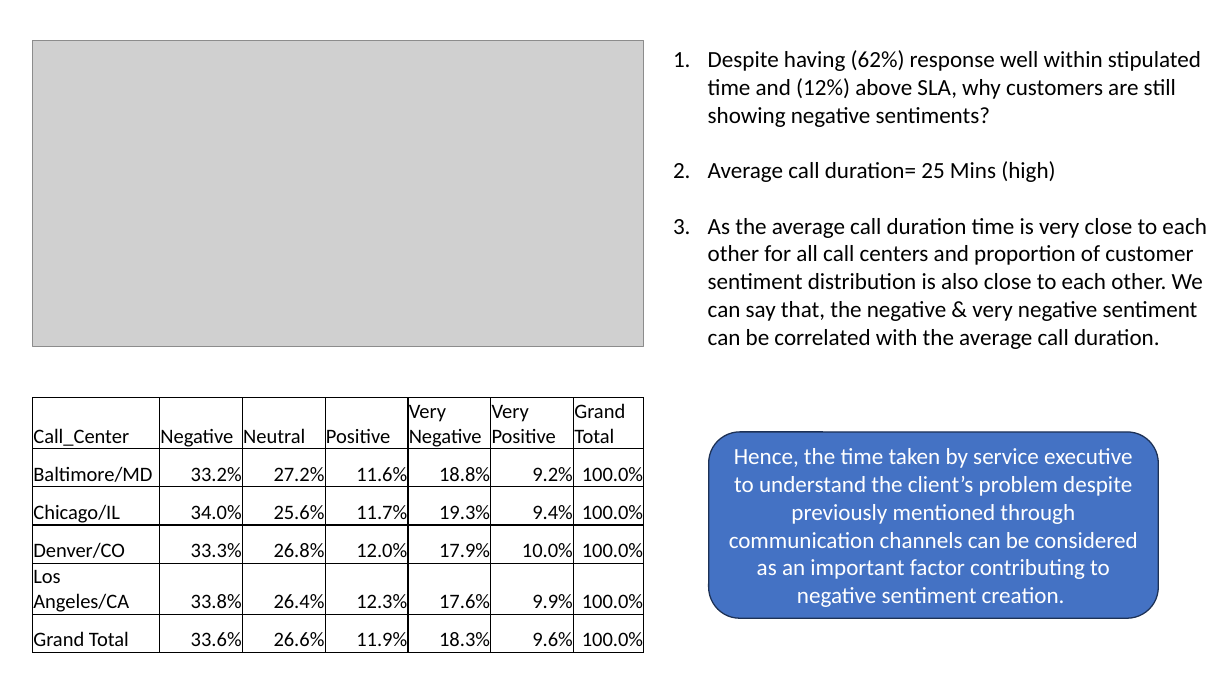
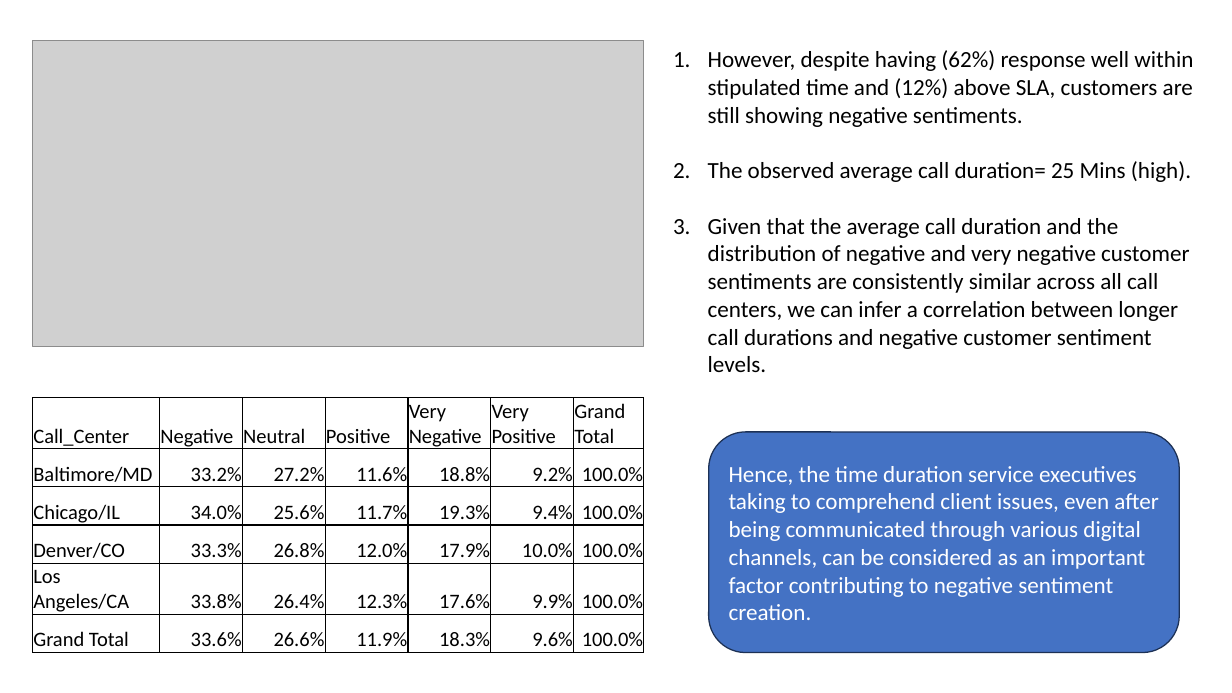
Before and after one commit to Aniruddhakhedkar/Analysis_of_Customer_Service_Data_for_an_E-commerce_Company_Nile, a slide deck: slide 7 of Findings_Analysis of Customer Service Data_E-commerce Company_Nile.pptx. Drawn at 1232x693 pixels with LibreOffice and Linux fonts; fonts in the diff are those of the drawing; grey boxes stand for pictures. Boxes give left, top, right and bottom in pixels: in the first picture for what was removed or moved away, otherwise in the second. Text is boxed around its words. In the diff, an @@ line names an element or a change of style, - is before the commit and + after.

```diff
--- a/Findings_Analysis of Customer Service Data_E-commerce Company_Nile.pptx
+++ b/Findings_Analysis of Customer Service Data_E-commerce Company_Nile.pptx
@@ text at (x1=708, y1=50, x2=1193, y2=372): text changed @@
-1. Despite having (62%) response well within stipulated time and (12%) above SLA, why customers are still showing negative sentiments?
-2. Average call duration= 25 Mins (high)
-3. As the average call duration time is very close to each other for all call centers and proportion of customer sentiment distribution is also close to each other. We can say that, the negative & very negative sentiment can be correlated with the average call duration.
+1. However, despite having (62%) response well within stipulated time and (12%) above SLA, customers are still showing negative sentiments.
+2. The observed average call duration= 25 Mins (high).
+3. Given that the average call duration and the distribution of negative and very negative customer sentiments are consistently similar across all call centers, we can infer a correlation between longer call durations and negative customer sentiment levels.
@@ rounded rectangle "Hence, the time duration service ..." resized from (x1=709, y1=432, x2=1159, y2=618) to (x1=709, y1=432, x2=1179, y2=653) @@
@@ text in rounded rectangle at (x1=729, y1=466, x2=1158, y2=620): text changed @@
-Hence, the time taken by service executive to understand the client’s problem despite previously mentioned through communication channels can be considered as an important factor contributing to negative sentiment creation.
+Hence, the time duration service executives taking to comprehend client issues, even after being communicated through various digital channels, can be considered as an important factor contributing to negative sentiment creation.
```
Also in this commit, not shown: 7 other slides changed, 1 slide added, 1 slide removed.
